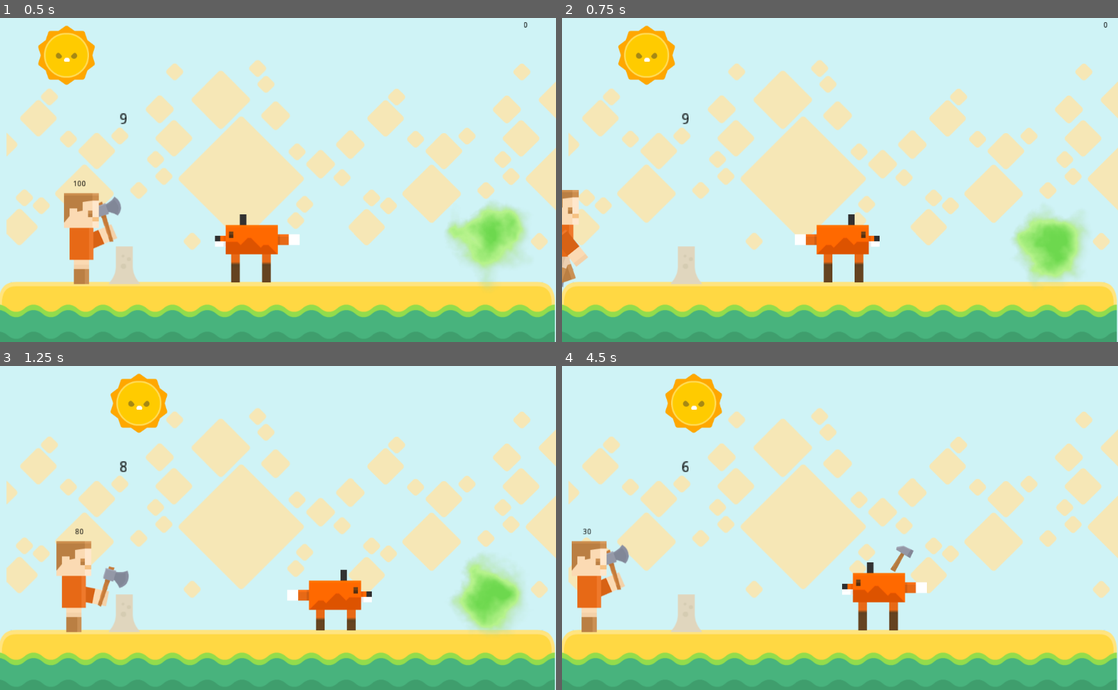
Above: before the commit, frames 1-4 (two rows, left to right).
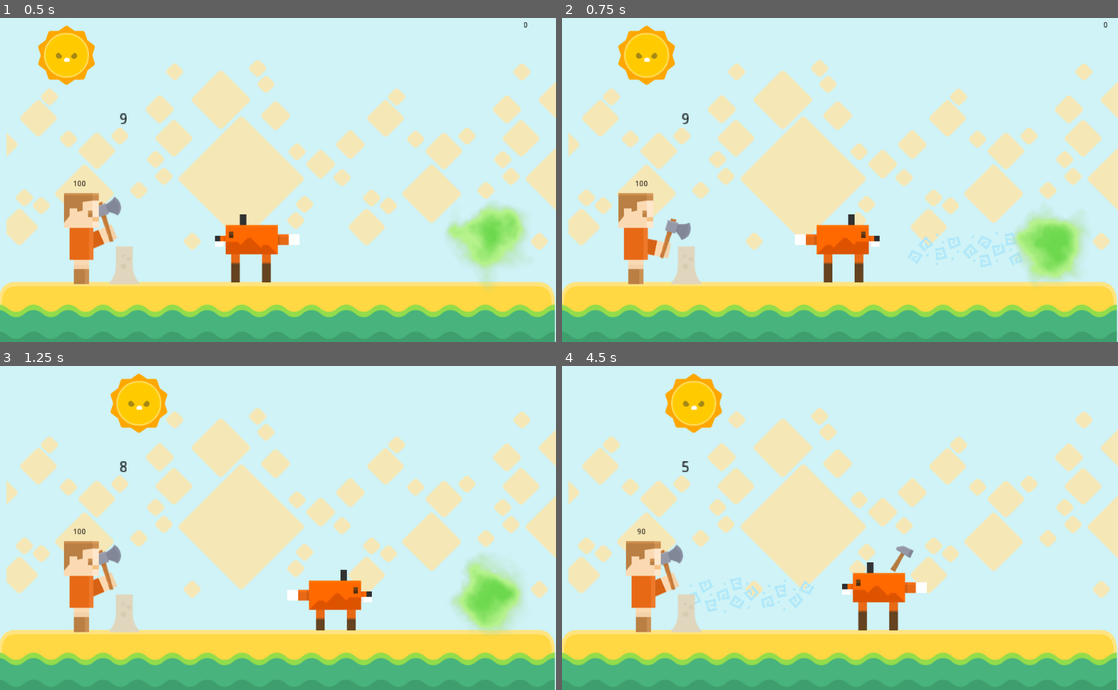
Above: after the commit, the same moments.

Repository: thiagola92/gamejamplus-2020
Game: Godot game, scene res://scenes/Main.tscn
The game is run twice, just before and just after one commit, with the same random seed, the same clock (stepped at 60 frames per second) and the same inputs. The project has no main scene, so this scene is started directly.
Inputs:
- Up to frame 1 (0.5 s): no input
- Up to frame 2 (0.75 s): tap Enter at 0.5 s; hold D from 0.53 s (still down); tap E at 0.6 s
- Up to frame 3 (1.25 s): keep holding D
- Up to frame 4 (4.5 s): release D at 1.28 s; hold A 1.28-2.03 s; tap E every 0.75 s from 1.35 to 4.35 s; hold D 2.03-3.53 s; hold A from 3.53 s (still down)

Frame 1 is identical in both runs. In frame 2, 2.7% of the frame differs, in the area x 0-83%, y 50-84%; in frame 3, 1.5%; in frame 4, 3.5%, in the area x 1-46%, y 29-83%.

Commit message:
Wolf attack

Diff:
--- a/Game/scenes/Player.tscn
+++ b/Game/scenes/Player.tscn
@@ -1,10 +1,12 @@
-[gd_scene load_steps=9 format=2]
+[gd_scene load_steps=12 format=2]
 
 [ext_resource path="res://assets/wolf guará/normal_2.png" type="Texture" id=1]
 [ext_resource path="res://scripts/Player.gd" type="Script" id=2]
 [ext_resource path="res://assets/wolf guará/normal_1.png" type="Texture" id=3]
 [ext_resource path="res://assets/wolf guará/normal_2_flipped.png" type="Texture" id=4]
 [ext_resource path="res://assets/wolf guará/normal_1_flipped.png" type="Texture" id=5]
+[ext_resource path="res://assets/other/swirl_blue-1.png" type="Texture" id=6]
+[ext_resource path="res://assets/other/swirl_blue-2.png" type="Texture" id=7]
 
 [sub_resource type="RectangleShape2D" id=1]
 extents = Vector2( 77.601, 62.1721 )
@@ -22,13 +24,24 @@
 "speed": 5.0
 } ]
 
+[sub_resource type="SpriteFrames" id=4]
+animations = [ {
+"frames": [ ExtResource( 6 ), ExtResource( 7 ) ],
+"loop": true,
+"name": "attack",
+"speed": 5.0
+} ]
+
 [sub_resource type="RectangleShape2D" id=3]
-extents = Vector2( 140.858, 10 )
+extents = Vector2( 118.404, 25.4805 )
 
 [node name="Player" type="KinematicBody2D"]
 collision_layer = 3
 collision_mask = 3
 script = ExtResource( 2 )
+__meta__ = {
+"_edit_group_": true
+}
 
 [node name="CollisionShape2D" type="CollisionShape2D" parent="."]
 shape = SubResource( 1 )
@@ -45,10 +58,16 @@
 }
 
 [node name="AttackCollision" type="Area2D" parent="."]
+position = Vector2( -250, 0 )
+
+[node name="Timer" type="Timer" parent="AttackCollision"]
+wait_time = 0.3
+
+[node name="AnimatedSprite" type="AnimatedSprite" parent="AttackCollision"]
+scale = Vector2( 0.7, 0.7 )
+frames = SubResource( 4 )
+animation = "attack"
 
 [node name="CollisionShape2D" type="CollisionShape2D" parent="AttackCollision"]
-position = Vector2( -237.32, -5.29732 )
 shape = SubResource( 3 )
-
-[node name="Timer" type="Timer" parent="AttackCollision"]
 [connection signal="timeout" from="AttackCollision/Timer" to="." method="_on_Timer_timeout"]
--- a/Game/scripts/Player.gd
+++ b/Game/scripts/Player.gd
@@ -6,15 +6,19 @@
 
 # Called when the node enters the scene tree for the first time.
 func _ready():
+	$AttackCollision/AnimatedSprite.hide()
+	$AttackCollision/AnimatedSprite.play()
 	$AttackCollision/CollisionShape2D.disabled = true
 
 # Called every frame. 'delta' is the elapsed time since the previous frame.
 func _process(delta):
 	if Input.is_key_pressed(KEY_A):
 		$AnimatedSprite.play("walking_left")
+		$AttackCollision.position.x = -250
 		position.x -= speed * delta
 	elif Input.is_key_pressed(KEY_D):
 		$AnimatedSprite.play("walking_right")
+		$AttackCollision.position.x = 250
 		position.x += speed * delta
 	else:
 		$AnimatedSprite.stop()
@@ -22,10 +26,12 @@
 func _unhandled_key_input(event):
 	if event.pressed and event.scancode == KEY_E and can_attack:
 		$AttackCollision/CollisionShape2D.disabled = false
+		$AttackCollision/AnimatedSprite.show()
 		$AttackCollision/Timer.start()
 		can_attack = false
 
 func _on_Timer_timeout():
+	$AttackCollision/AnimatedSprite.hide()
 	$AttackCollision/CollisionShape2D.disabled = true
 	$AttackCollision/Timer.stop()
 	can_attack = true
Not shown, added: Game/assets/other/red.png.import
Binary file added: Game/assets/other/swirl_blue-1.png
Not shown, added: Game/assets/other/swirl_blue-1.png.import
Binary file added: Game/assets/other/swirl_blue-2.png
Not shown, added: Game/assets/other/swirl_blue-2.png.import
Not shown, added: Game/assets/other/swirl_blue-export.png.import
